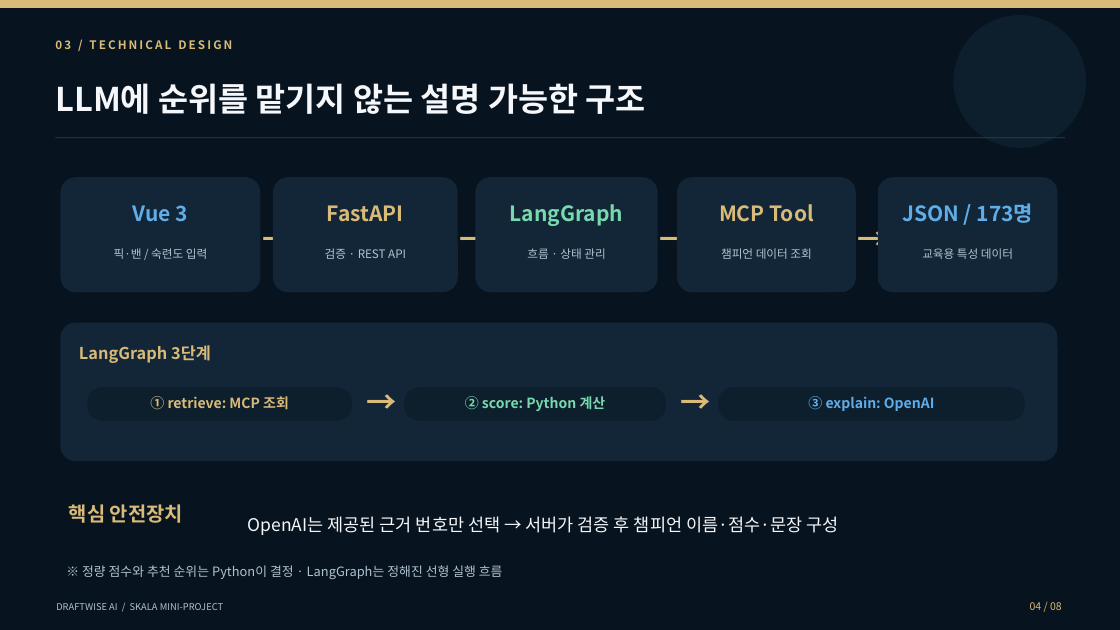
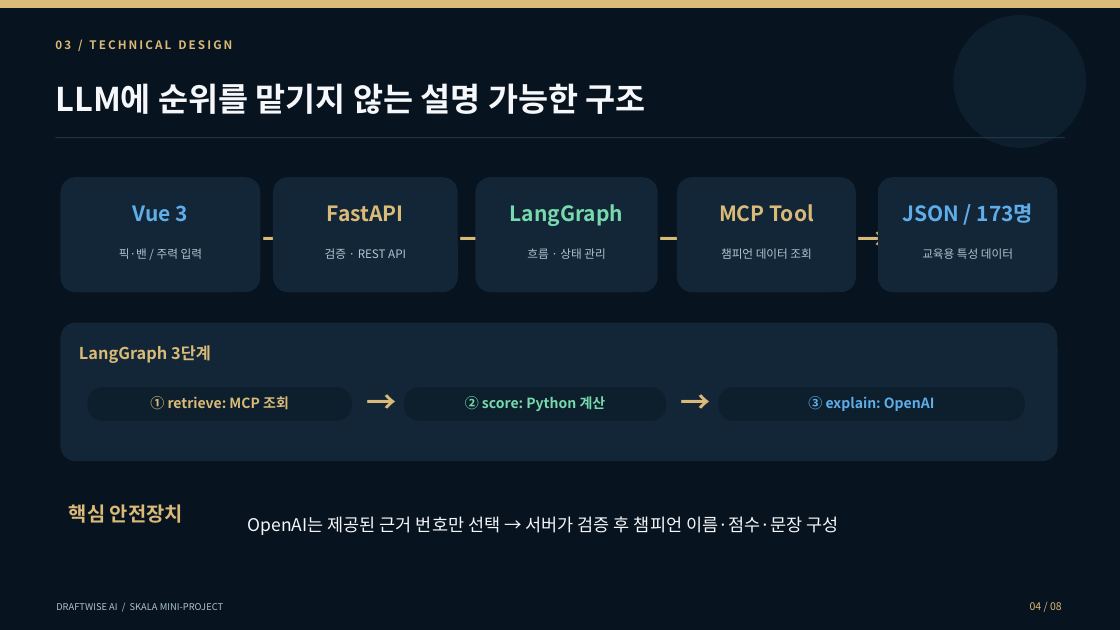
Before and after one commit to ii2001/DraftWise-AI, a slide deck: slide 4 of presentation/DraftWise_AI_5min_FINAL.pptx. Drawn at 1120x630 pixels with LibreOffice and Linux fonts; fonts in the diff are those of the drawing. Boxes give left, top, right and bottom in pixels: in the first picture for what was removed or moved away, otherwise in the second. Text is boxed around its words. In the diff, an @@ line names an element or a change of style, - is before the commit and + after.

```diff
--- a/presentation/DraftWise_AI_5min_FINAL.pptx
+++ b/presentation/DraftWise_AI_5min_FINAL.pptx
@@ text at bbox=[119, 248, 202, 259]: text changed @@
-픽·밴 / 숙련도 입력
+픽·밴 / 주력 입력
@@ text removed at bbox=[82, 565, 503, 579] @@
-※ 정량 점수와 추천 순위는 Python이 결정 · LangGraph는 정해진 선형 실행 흐름
```
Also in this commit, not shown: 5 other slides changed, 1 slide added, 1 slide removed, 11 other files.
